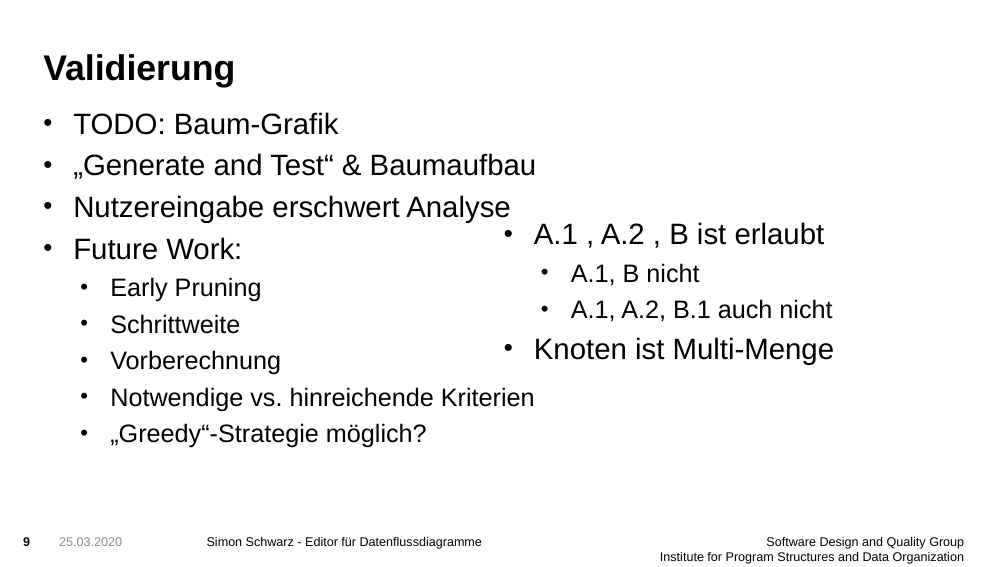
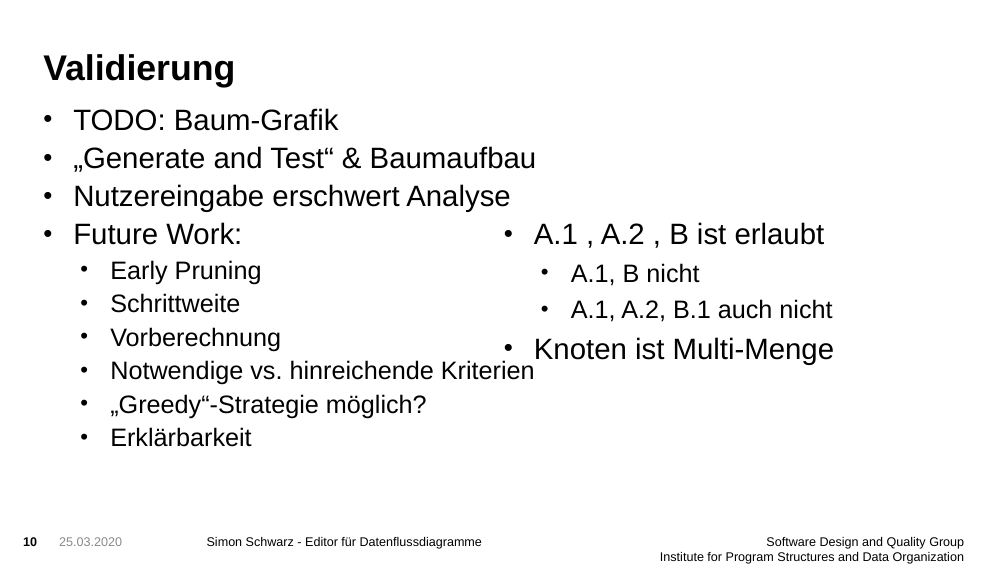
Before and after one commit to FluidTrust/Palladio-Supporting-DataFlowDiagram, a slide deck: slide 10 of presentation/presentation1.pptx (slide 9 before the commit). Drawn at 1008x567 pixels with LibreOffice and Linux fonts; fonts in the diff are those of the drawing; background and template pictures are left out. Boxes give left, top, right and bottom in pixels: in the first picture for what was removed or moved away, otherwise in the second. Text is boxed around its words. In the diff, an @@ line names an element or a change of style, - is before the commit and + after.

```diff
--- a/presentation/presentation1.pptx
+++ b/presentation/presentation1.pptx
@@ text at (73,108,537,418): line spacing 1 to 0.9 @@
@@ text at (110,427,251,447): paragraph added @@
+  • Erklärbarkeit
@@ page number at (23,537,37,546): text changed @@
-9
+10
```
Also in this commit, not shown: 1 slide added, 11 other files.
